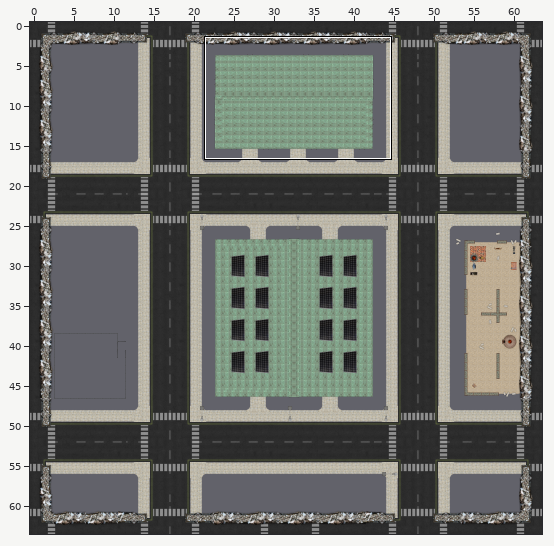
Two versions of a level (Tiled map, maps/33.tmx). The first picture is a wide view before the edit; the outline marks the close-up.
Close-up. Before:
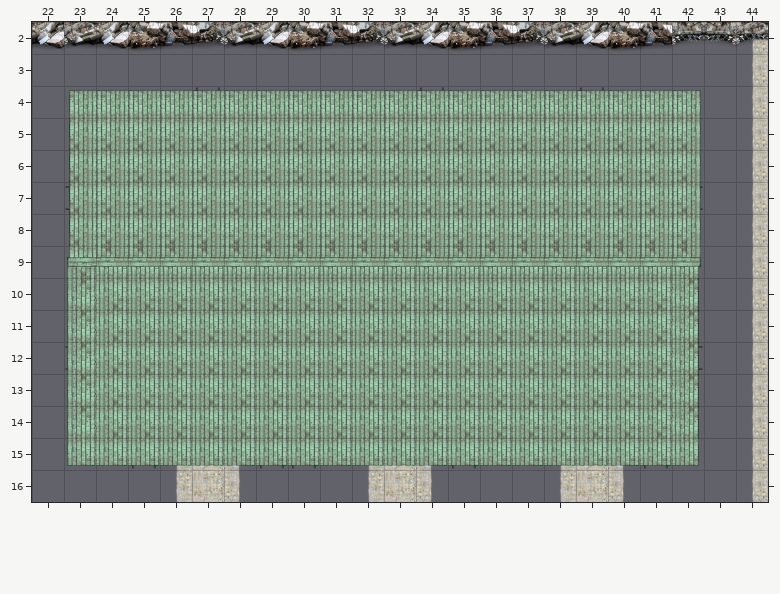
Cells are 128x128 px. Shown: x 22..44, y 2..16. Not drawn, because the pictures are missing: unchanged layer "groundcover0".
After:
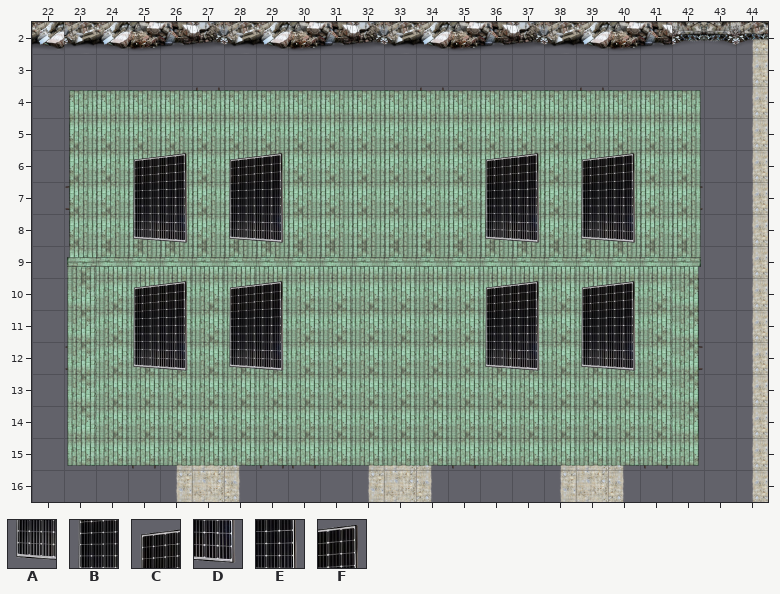
Key: from "mechanima": A 21 turned 270, B 22 turned 270, C 23 turned 270, D 28 turned 270, E 29 turned 270, F 30 turned 270.
_ is an empty cell.
Edits made:
Layer "roof1 EFFECTS":
There is now tile A in row 8 at x 25, 28, 36 and 39; in row 12 at x 25, 28, 36 and 39.
There is now tile B in row 7 at x 25, 28, 36 and 39; in row 11 at x 25, 28, 36 and 39.
There is now tile C in row 6 at x 25, 28, 36 and 39; in row 10 at x 25, 28, 36 and 39.
There is now tile D in row 8 at x 26, 29, 37 and 40; in row 12 at x 26, 29, 37 and 40.
There is now tile E in row 7 at x 26, 29, 37 and 40; in row 11 at x 26, 29, 37 and 40.
There is now tile F in row 6 at x 26, 29, 37 and 40; in row 10 at x 26, 29, 37 and 40.
Pixel boxes of the changes (left, top, right, bottom) in both close-ups:
added: (133, 153, 188, 243)
added: (229, 153, 284, 243)
added: (485, 153, 540, 243)
added: (581, 153, 636, 243)
added: (133, 281, 188, 371)
added: (229, 281, 284, 371)
added: (485, 281, 540, 371)
added: (581, 281, 636, 371)
